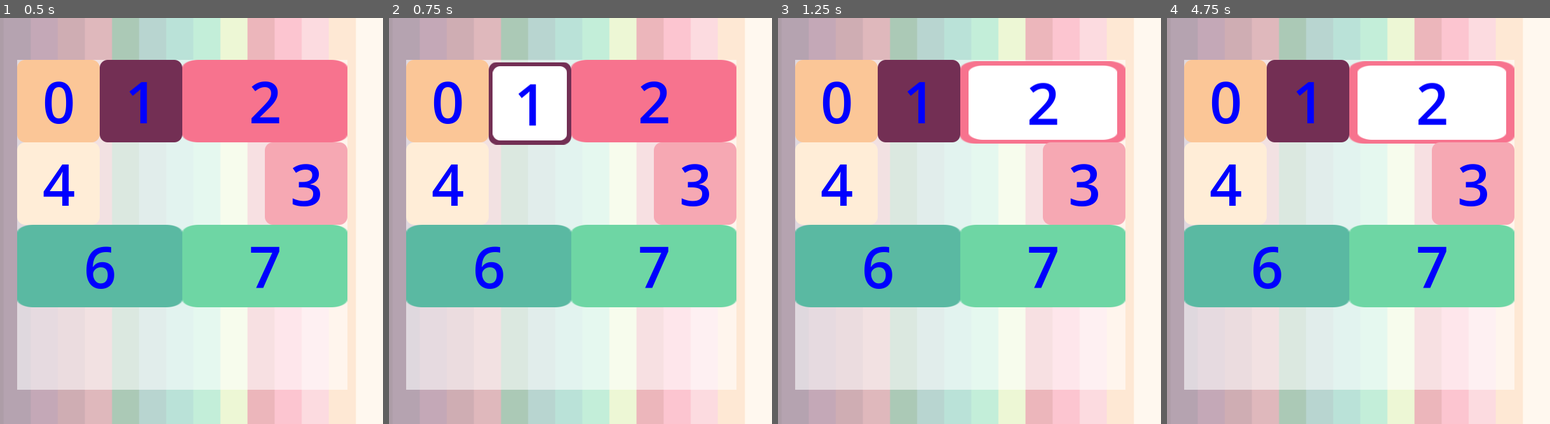
Above: before the commit, frames 1-4 (left to right).
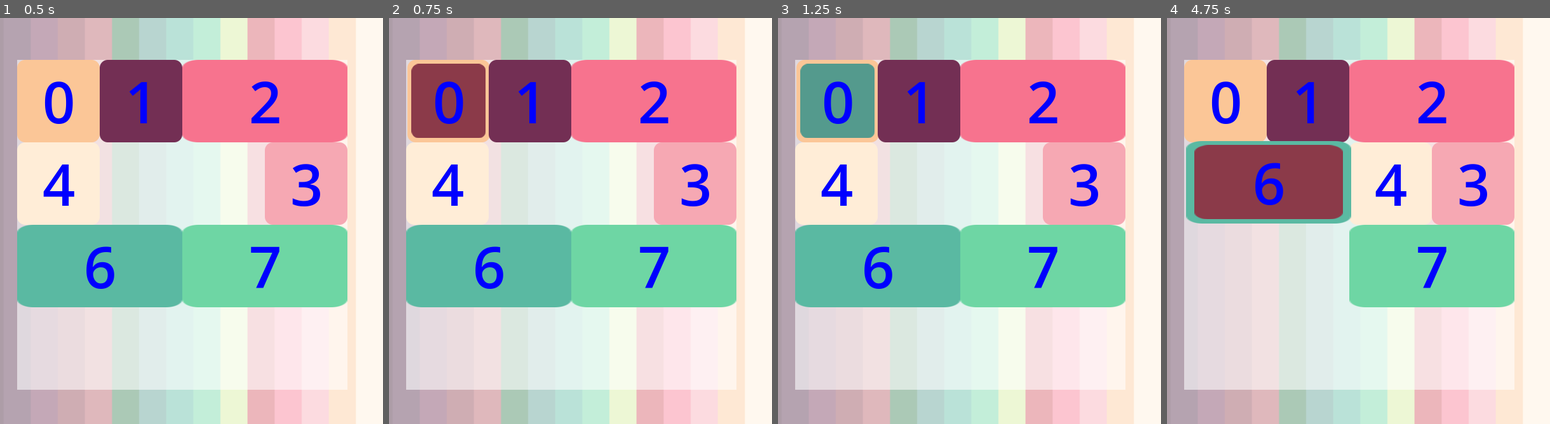
Above: after the commit, the same moments.

Repository: firelighted/comfyjam2026_slidingsun
Game: Godot game, scene res://scenes_scripts/main_2d.tscn
Same seed, same stepped clock (60 frames per second), same inputs: the game is played once before the commit and once after it.
Inputs (mouse positions are in pixels of both pictures, inside the frame that each line leads up to):
- Up to frame 1 (0.5 s): no input
- Up to frame 2 (0.75 s): tap Enter at 0.5 s; drag from (446, 99) to (653, 99) at 0.52 s
- Up to frame 3 (1.25 s): no input
- Up to frame 4 (4.75 s): drag from (1308, 99) to (1431, 103) at 1.27 s; hold Right (ui_right) 2.03-2.75 s; click (1431, 103) at 2.17 s; tap Space at 2.75 s; drag from (1224, 184) to (1431, 103) at 2.77 s; drag from (1473, 184) to (1431, 103) at 3.52 s; drag from (1266, 265) to (1431, 103) at 4.27 s

Frame 1 is identical in both runs. In frame 2, 6.9% of the frame differs, in the area x 4-48%, y 10-32%; in frame 3, 10%; in frame 4, 27%, in the area x 4-91%, y 10-72%.

Commit message:
add drag to move

Diff:
--- a/block_manager.gd
+++ b/block_manager.gd
@@ -30,6 +30,10 @@
 	init_array()
 	spawn_blocks()
 
+func _process(delta):
+	if selected_block:
+		selected_block.is_dragging = is_dragging
+
 func get_block_width(block_id):
 	var width = 0
 	for y in range(y_size):
@@ -61,11 +65,16 @@
 			if event.is_pressed():
 				print("start drag")
 				drag_start = event.position
+				if selected_block:
+					selected_block.start_drag()
 				is_dragging = true
 			else:
 				print("stop drag")
 				drag_end = event.position
 				is_dragging = false
+				if selected_block:
+					selected_block.end_drag()
+
 
 
 func spawn_blocks():
@@ -95,7 +104,10 @@
 		block.is_selected = (block.block_id == block_id)
 
 		if (block.block_id == block_id):
+			if selected_block:
+				selected_block.is_dragging = false # finish old drag
 			selected_block = block
+			selected_block.is_dragging = false
 		else:
 			block.snap_to_position_from_row_col()
 		var row_col = block.set_row_col_from_pos()
--- a/scenes_scripts/block.gd
+++ b/scenes_scripts/block.gd
@@ -10,6 +10,7 @@
 var i_row = -1
 var i_col = -1
 var is_selected: bool = false
+var is_dragging: bool = false
 @export var collider_path : NodePath = "CollisionShape2D"
 @export var clickable_path : NodePath = "Clickable"
 @export var label_path : NodePath = "Label"
@@ -23,7 +24,7 @@
 const PIXELS_PER_UNIT = 130
 
 const THEME_COLORS = [
-	"#FBC697",
+	"#FBC697", # sandy
 	"#732F54",
 	"#F7738E",
 	"#F6A8B3",
@@ -32,16 +33,22 @@
 	"#5AB9A2",
 	"#6ED6A4",
 	"#D2EC99",
-	"#549A8D",
+	"#549A8D", # dull teal
 	"#367C50",
 	"#702D51",
 	"#8B3A49",
 	"#B2555D",
 	"#4C2242",
-	"#3B132B",
+	"#3B132B", # dark purple
 ]
 
 var arrow_key_speed = 300
+var mouse_drag_speed = 2000
+
+var drag_start : Vector2 =Vector2.ZERO
+var drag_end : Vector2 =Vector2.ZERO
+var drag_offset : Vector2 =Vector2.ZERO
+
 
 func _ready() -> void:
 	collider = get_node(collider_path)
@@ -68,21 +75,46 @@
 
 func _physics_process(delta):
 	if is_selected:
-		get_input()
-		get_drag()
+		if is_dragging:
+			get_drag()
+		else:
+			get_input()
 		set_row_col_from_pos()
-		move_and_collide(velocity * delta)
+		move_and_slide()
 
 
+func start_drag():
+	drag_start = get_global_mouse_position()
+	drag_offset = drag_start - global_position
+	is_dragging = true
+
+
+func end_drag():
+	is_dragging = false
+
 func get_drag():
-	pass
+	if is_dragging:
+		var simple_dir = (get_global_mouse_position() - global_position - drag_offset)
+		if abs( simple_dir.x) > abs( simple_dir.y):
+			simple_dir = Vector2(sign(simple_dir.x), 0)
+		else:
+			simple_dir = Vector2(0, sign(simple_dir.y))
+
+		if velocity.length_squared() < 100:
+			velocity += simple_dir * mouse_drag_speed * 0.5
+		# velocity = (get_global_mouse_position() - global_position).normalized() * mouse_drag_speed
 
 func _process(_delta)-> void:
 	if is_selected != sprite.visible:
 		sprite.visible = is_selected
+	if is_selected:
+		sprite.self_modulate = THEME_COLORS[12] if is_dragging else THEME_COLORS[9]
 
 func snap_to_position_from_row_col():
-	position = Vector2(i_row + 0.5 * i_width, i_col + 0.5 * i_height) * PIXELS_PER_UNIT
+	var new_position = Vector2(i_row + 0.5 * i_width, i_col + 0.5 * i_height) * PIXELS_PER_UNIT
+	if (position - new_position).length_squared() < 5000:
+		position = new_position
+
 
 func set_row_col_from_pos():
 	# save row/ col position based on current position to allow snapping to new location
@@ -90,5 +122,8 @@
 	self.i_col = round((position.y / PIXELS_PER_UNIT) - 0.5 * i_height)
 	return Vector2i(self.i_row, self.i_col)
 
-func _on_clickable_input_event(_viewport: Node, _event: InputEvent, _shape_idx: int) -> void:
-	just_selected.emit(block_id, i_row, i_col)
+func _on_clickable_input_event(_viewport: Node, event: InputEvent, _shape_idx: int) -> void:
+	if event is InputEventMouseButton:
+		if event.button_index == MOUSE_BUTTON_LEFT:
+			if event.is_pressed():
+				just_selected.emit(block_id, i_row, i_col)
--- a/scenes_scripts/block.tscn
+++ b/scenes_scripts/block.tscn
@@ -33,6 +33,7 @@
 region_rect = Rect2(45, 45, 405, 405)
 
 [node name="selected_texture" type="Sprite2D" parent="Clickable"]
+self_modulate = Color(0.329412, 0.603922, 0.552941, 1)
 scale = Vector2(0.9, 0.9)
 texture = ExtResource("3_lgxio")
 
--- a/scenes_scripts/main_2d.tscn
+++ b/scenes_scripts/main_2d.tscn
@@ -14,7 +14,7 @@
 
 [node name="Node" type="Node"]
 
-[node name="Control" type="Control" parent="."]
+[node name="UI" type="Control" parent="."]
 layout_mode = 3
 anchors_preset = 15
 anchor_right = 1.0
@@ -23,7 +23,7 @@
 grow_vertical = 2
 mouse_filter = 2
 
-[node name="TextureRect" type="TextureRect" parent="Control"]
+[node name="background" type="TextureRect" parent="UI"]
 layout_mode = 1
 anchors_preset = 15
 anchor_right = 1.0
@@ -33,7 +33,7 @@
 mouse_filter = 2
 texture = ExtResource("2_31q7j")
 
-[node name="TextureRect2" type="TextureRect" parent="Control"]
+[node name="midground" type="TextureRect" parent="UI"]
 self_modulate = Color(1, 1, 1, 0.584314)
 layout_mode = 1
 anchors_preset = 15
@@ -57,19 +57,12 @@
 blocks = [null]
 levels = Array[ExtResource("2_s2dim")]([ExtResource("3_3qwf8")])
 
-[node name="bkgd" type="Sprite2D" parent="Main2D"]
+[node name="valid_tile_area_bkgd" type="Sprite2D" parent="Main2D"]
 self_modulate = Color(1, 1, 1, 0.572549)
 position = Vector2(0, 1.43051e-06)
 scale = Vector2(4, 4)
 texture = ExtResource("2_bb1j8")
 offset = Vector2(65, 65.0249)
-
-[node name="bkgd decoration" type="Sprite2D" parent="Main2D"]
-visible = false
-self_modulate = Color(1, 1, 1, 0.380392)
-position = Vector2(344.5, 195.5)
-scale = Vector2(1.73542, 17.2187)
-texture = ExtResource("2_31q7j")
 
 [node name="BlockParent" type="Node2D" parent="Main2D"]
 
@@ -78,25 +71,25 @@
 texture = ExtResource("2_31q7j")
 
 [node name="wall_left" type="StaticBody2D" parent="Main2D"]
-position = Vector2(-25, 255)
+position = Vector2(-32, 255)
 
 [node name="CollisionShape2D" type="CollisionShape2D" parent="Main2D/wall_left"]
 shape = SubResource("RectangleShape2D_lnwij")
 
 [node name="wall_top" type="StaticBody2D" parent="Main2D"]
-position = Vector2(256, -18)
+position = Vector2(256, -26)
 
 [node name="CollisionShape2D" type="CollisionShape2D" parent="Main2D/wall_top"]
 shape = SubResource("RectangleShape2D_h4aj0")
 
 [node name="wall_top2" type="StaticBody2D" parent="Main2D"]
-position = Vector2(256, 542)
+position = Vector2(256, 550)
 
 [node name="CollisionShape2D" type="CollisionShape2D" parent="Main2D/wall_top2"]
 shape = SubResource("RectangleShape2D_h4aj0")
 
 [node name="wall_right" type="StaticBody2D" parent="Main2D"]
-position = Vector2(544, 255)
+position = Vector2(552, 255)
 
 [node name="CollisionShape2D" type="CollisionShape2D" parent="Main2D/wall_right"]
 shape = SubResource("RectangleShape2D_lnwij")
